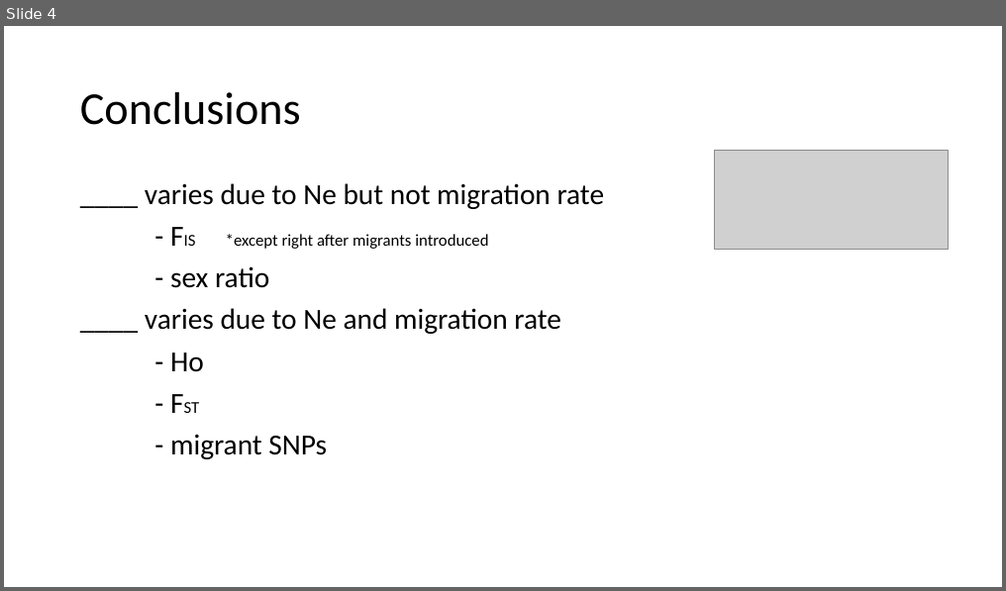
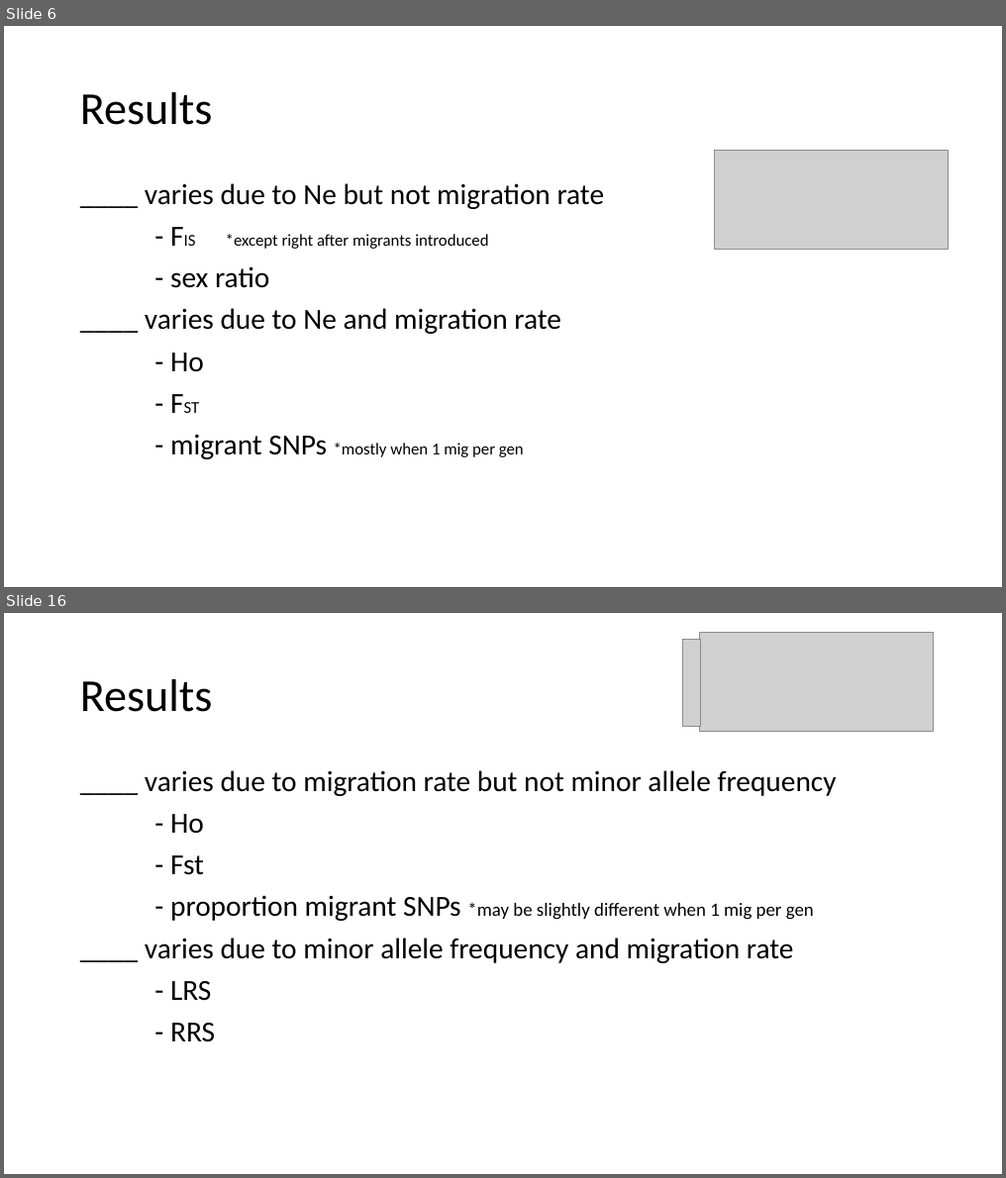
Before and after one commit to ginalamka/ComplexModel_ABM, a slide deck: Output_local/holding/figs/Figs_1.13.23.pptx. Shown one above the other, each under a label of ours: slide 4 before the commit, slides 6 and 16 after it; the slides between them are not shown. The pictures are 1006x591 and 1006x1178 pixels, drawn with LibreOffice and Linux fonts; fonts in the diff are those of the drawing; grey boxes stand for pictures. Boxes give left, top, right and bottom in pixels: in the first picture for what was removed or moved away, otherwise in the second. Text is boxed around its words. In the diff, an @@ line names an element or a change of style, - is before the commit and + after.

```diff
--- a/Output_local/holding/figs/Figs_1.13.23.pptx
+++ b/Output_local/holding/figs/Figs_1.13.23.pptx
@@ slide 16 added at [4, 613, 1002, 1174], background #FFFFFF @@
@@ picture added at [683, 639, 700, 727] @@
@@ picture added at [699, 632, 933, 731] @@
@@ title added at [80, 679, 213, 712], 44 pt, text #000000 @@
+Results
@@ text added at [145, 770, 837, 1043], 28 pt, text #000000 @@
+____ varies due to migration rate but not minor allele frequency
+- Ho
+- Fst
+- proportion migrant SNPs *may be slightly different when 1 mig per gen
+____ varies due to minor allele frequency and migration rate
+- LRS
+- RRS
@@ what was slide 4 is now slide 6 @@
@@ slide 6 changed as well @@
@@ title at [80, 92, 213, 125]: text changed @@
-Conclusions
+Results
@@ text at [170, 435, 524, 460]: text changed; size 28 to 16 pt @@
-- migrant SNPs
+- migrant SNPs *mostly when 1 mig per gen
```
Also in this commit, not shown: 20 other slides added, 7 slides removed, 1 other file.
